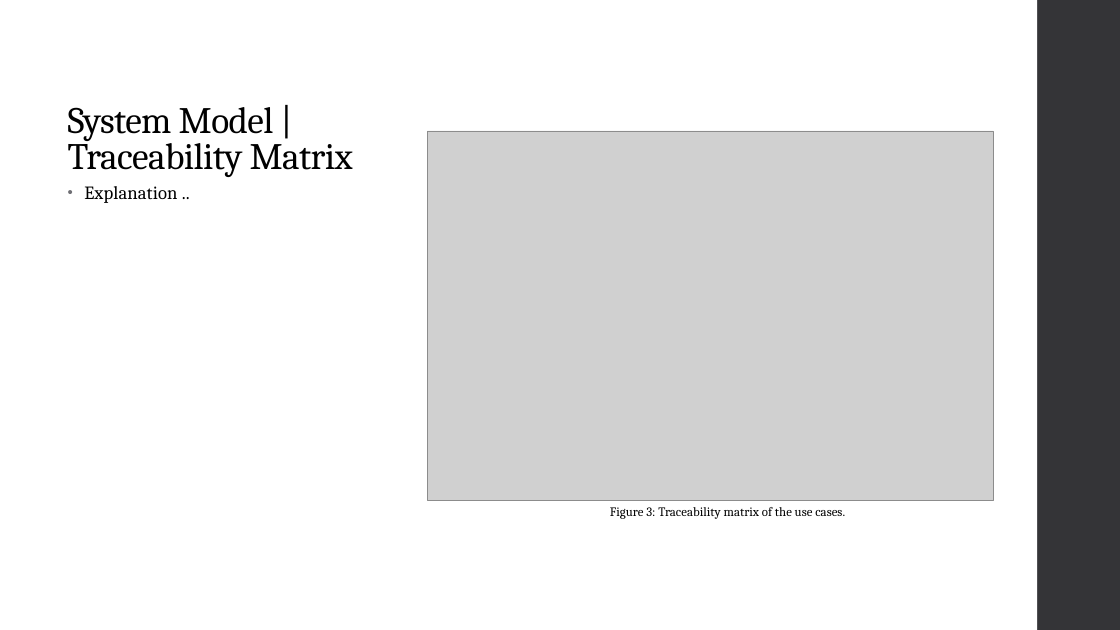
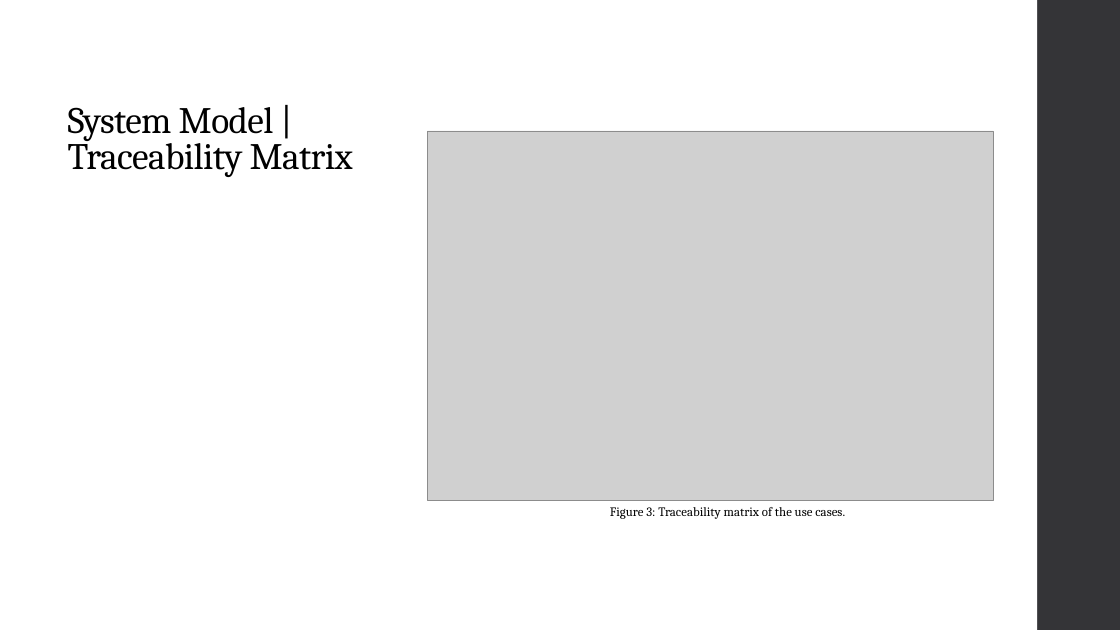
Before and after one commit to dakoval/Sudoku, a slide deck: slide 13 of Project Report/Final Project Report Presentation.pptx (slide 12 before the commit). Drawn at 1120x630 pixels with LibreOffice and Linux fonts; fonts in the diff are those of the drawing; grey boxes stand for pictures. Boxes give left, top, right and bottom in pixels: in the first picture for what was removed or moved away, otherwise in the second. Text is boxed around its words. In the diff, an @@ line names an element or a change of style, - is before the commit and + after.

```diff
--- a/Project Report/Final Project Report Presentation.pptx
+++ b/Project Report/Final Project Report Presentation.pptx
@@ text removed at <box>84,186,177,203</box> @@
-• Explanation ..
```
Also in this commit, not shown: 9 other slides changed, 2 slides removed.
